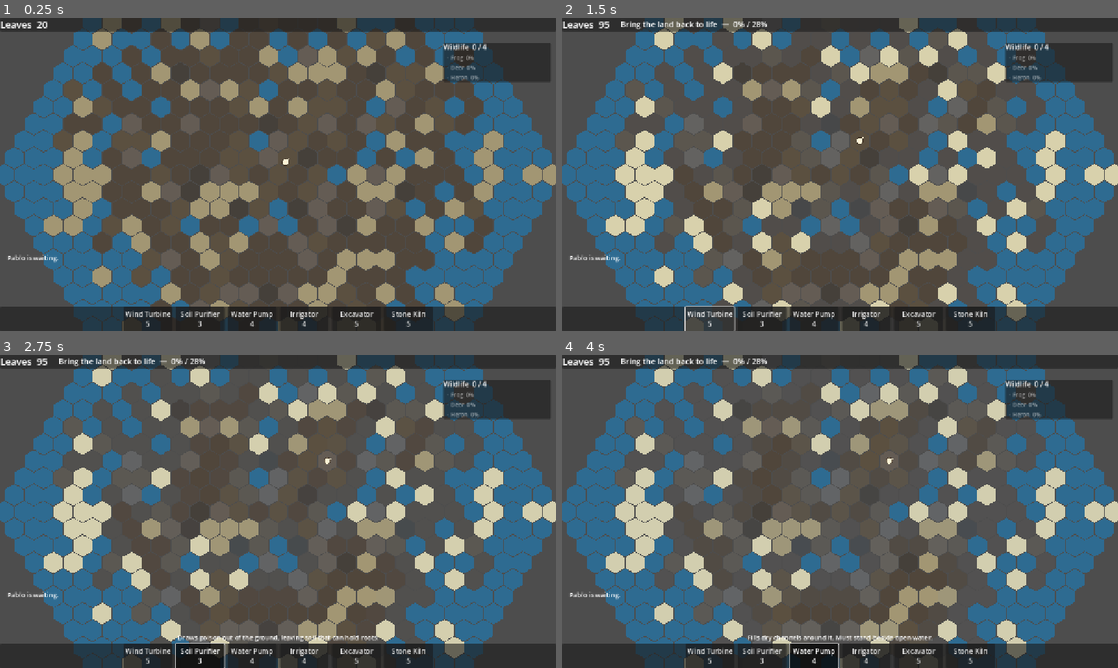
Above: before the commit, frames 1-4 (two rows, left to right).
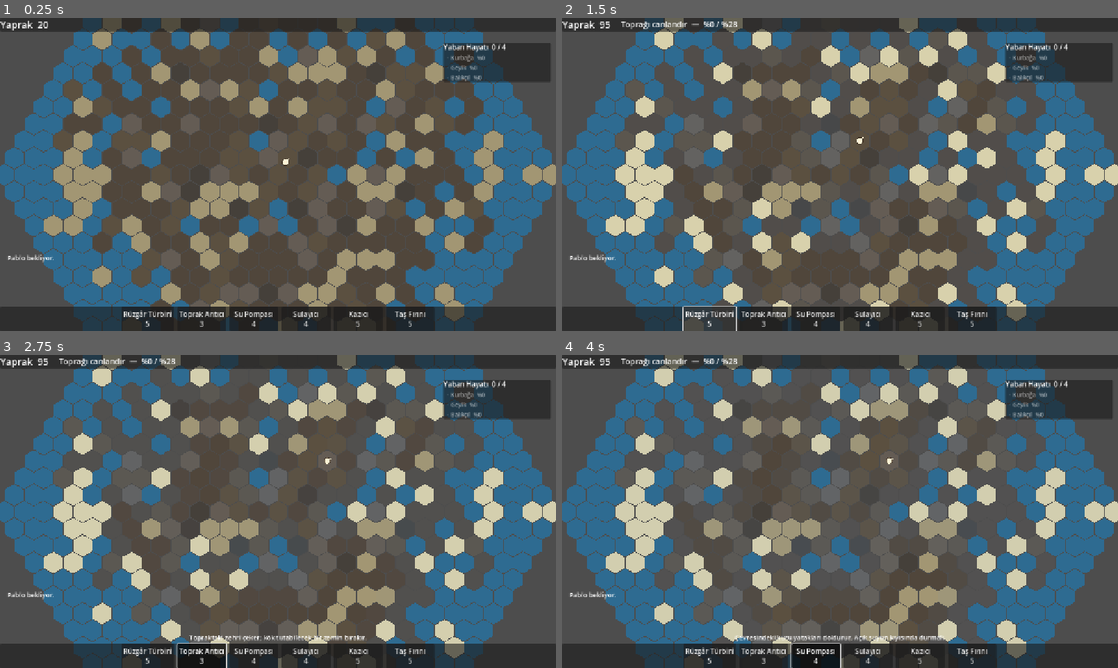
Above: after the commit, the same moments.

Repository: Akdag94/Pablo-s-Dream
Game: Godot game, scene res://scenes/Main.tscn
Same seed, same stepped clock (60 frames per second), same inputs: the game is played once before the commit and once after it.
Inputs (mouse positions are in pixels of both pictures, inside the frame that each line leads up to):
- Up to frame 1 (0.25 s): no input
- Up to frame 2 (1.5 s): click (712, 318) at 0.5 s, where only the run before the commit has a clickable "Wind Turbine 5"; click (712, 318) at 1.25 s, where only the run after the commit has a clickable "Rüzgâr Türbini 5"
- Up to frame 3 (2.75 s): click (200, 655) at 2 s, where only the run before the commit has a clickable "Soil Purifier 3"
- Up to frame 4 (4 s): click (762, 655) at 2.75 s, where only the run after the commit has a clickable "Toprak Arıtıcı 3"; click (812, 655) at 3.5 s, where only the run before the commit has a clickable "Water Pump 4"

The runs differ from the first frame. In frame 1, 1.1% of the frame differs, in the area x 0-91%, y 0-100%; in frame 2, 1.5%; in frame 3, 1.9%; in frame 4, 1.9%.

Commit message:
Balance biome bands, coastal runoff and standing yield

Diff:
--- /dev/null
+++ b/localization/strings.csv
@@ -0,0 +1,84 @@
+keys,tr,en
+BUILDING_TURBINE,Rüzgâr Türbini,Wind Turbine
+BUILDING_TURBINE_DESC,"Çevresindeki her şeye enerji verir. O olmadan hiçbir şey çalışmaz.","Supplies power to everything nearby. Nothing else runs without it."
+BUILDING_PURIFIER,Toprak Arıtıcı,Soil Purifier
+BUILDING_PURIFIER_DESC,"Topraktaki zehri çeker; kök tutabilecek bir zemin bırakır.","Draws poison out of the ground, leaving soil that can hold roots."
+BUILDING_PUMP,Su Pompası,Water Pump
+BUILDING_PUMP_DESC,"Çevresindeki kuru yatakları doldurur. Açık suyun kıyısında durmalı.","Fills dry channels around it. Must stand beside open water."
+BUILDING_IRRIGATOR,Sulayıcı,Irrigator
+BUILDING_IRRIGATOR_DESC,"Kuru toprağa nem yayar; yeşilliğin tutunmasını sağlar.","Spreads moisture into dry soil so greenery can take hold."
+BUILDING_EXCAVATOR,Kazıcı,Excavator
+BUILDING_EXCAVATOR_DESC,"Zemini oyup yatak açar. Tek seferlik ve geri alınamaz.","Carves the ground into a channel. One-shot, and it cannot be undone."
+BUILDING_KILN,Taş Fırını,Stone Kiln
+BUILDING_KILN_DESC,"Ana kayayı tepelere ve yamaçlara kaldırır; suyun nereye akacağını belirler.","Raises bedrock into hills and cliffs, shaping where water will run."
+BUILDING_MARSH_SEEDER,Bataklık Ekici,Marsh Seeder
+BUILDING_MARSH_SEEDER_DESC,"Toprağı doygunluğun ötesine taşırır; yeşili sulak alana çevirir.","Floods soil past saturation, turning green into wetland."
+BUILDING_ARBORETUM,Ağaçlık,Arboretum
+BUILDING_ARBORETUM_DESC,"Toprağı olgun ağaçların tutunabileceği kadar zenginleştirir.","Enriches soil enough for mature trees to establish."
+BUILDING_APIARY,Arılık,Apiary
+BUILDING_APIARY_DESC,"Canlı toprağı tozlaştırır. Hiçbir şeyin yetişmediği yerde işe yaramaz.","Pollinates living ground. Does nothing where nothing grows yet."
+BUILDING_SOLAR_LENS,Güneş Merceği,Solar Lens
+BUILDING_SOLAR_LENS_DESC,"Çevredeki havayı ısıtır. Çalılığın ve resifin önünü açar.","Warms the surrounding air. Opens up scrubland and reefs."
+BUILDING_CONDENSER,Sis Yoğunlaştırıcı,Mist Condenser
+BUILDING_CONDENSER_DESC,"Geniş bir alanı serinletir; soğuk kalması gereken yeri korur.","Cools a wide area, holding back the heat where you need it cold."
+BUILDING_RAIN_CALLER,Yağmur Çağırıcı,Rain Caller
+BUILDING_RAIN_CALLER_DESC,"Menzilindeki her şeye geniş ve yumuşak bir nem.","Wide, gentle moisture over everything in reach."
+BUILDING_RECLAIM_SILO,Geri Kazanım Silosu,Reclaim Silo
+BUILDING_RECLAIM_SILO_DESC,"Menzilindeki her yapıyı söker ve parçalarını depolar.","Dismantles every structure in reach and stores the parts."
+BUILDING_AIRSHIP,Hava Gemisi,Airship
+BUILDING_AIRSHIP_DESC,"Çıkış yolun. Ancak her yapı gittiğinde havalanabilir.","Your way out. It can only lift once every structure is gone."
+SPECIES_FROG,Kurbağa,Frog
+SPECIES_FROG_DESC,"Geri dönen ilk canlı. Etrafında biraz yeşil olan sığ su ister.","The first thing to return. Wants shallow water with something green around it."
+SPECIES_DEER,Geyik,Deer
+SPECIES_DEER_DESC,"Açık çayır ister, hem de bolca.","Needs open meadow, and a lot of it."
+SPECIES_HERON,Balıkçıl,Heron
+SPECIES_HERON_DESC,"Durgun suyun sazlıkla buluştuğu kıyıda avlanır.","Stalks the edge where standing water meets reed."
+SPECIES_BEAVER,Kunduz,Beaver
+SPECIES_BEAVER_DESC,"Kıyısında ağaç olan akarsu ister.","Wants running water with timber standing beside it."
+SPECIES_FOX,Tilki,Fox
+SPECIES_FOX_DESC,"Çayırla orman sınırında yaşar. Geyiğin peşinden gelir.","Lives on the seam between meadow and treeline. Follows the deer."
+SPECIES_SONGBIRD,Ötücü Kuş,Songbird
+SPECIES_SONGBIRD_DESC,"Yalnızca derin orman, ve yalnızca makineler sustuktan sonra.","Deep forest only, and only once the machines have gone quiet."
+SPECIES_TORTOISE,Kaplumbağa,Tortoise
+SPECIES_TORTOISE_DESC,"Suyun kıyısına yakın, ılık kum.","Warm sand, close to the water's edge."
+SPECIES_BUTTERFLIES,Kelebekler,Butterflies
+SPECIES_BUTTERFLIES_DESC,"Çiçek açmış, kuru ve sıcak çalılık.","Dry warm scrub in bloom."
+SPECIES_OTTER,Su Samuru,Otter
+SPECIES_OTTER_DESC,"Kıyısı örtülü temiz su.","Clean water with cover on the bank."
+SPECIES_REEF_FISH,Resif Balığı,Reef Fish
+SPECIES_REEF_FISH_DESC,"Yeniden canlanmış ılık sığlıklar.","Warm shallows that have come back to life."
+BIOME_NONE,Boş,Bare
+BIOME_GRASS,Çayır,Grass
+BIOME_SHRUB,Çalılık,Shrub
+BIOME_WETLAND,Sulak Alan,Wetland
+BIOME_FOREST,Orman,Forest
+BIOME_MANGROVE,Mangrov,Mangrove
+BIOME_BEACH,Kumsal,Beach
+BIOME_REEF,Resif,Reef
+TERRAIN_WASTELAND,Çorak Toprak,Wasteland
+TERRAIN_ROCK,Kayalık,Rock
+TERRAIN_CLIFF,Yamaç,Cliff
+TERRAIN_SAND,Kum,Sand
+TERRAIN_RIVERBED,Kuru Yatak,Riverbed
+TERRAIN_WATER,Tatlı Su,Water
+TERRAIN_OCEAN,Deniz,Ocean
+UI_LEAVES,Yaprak,Leaves
+UI_WILDLIFE,Yaban Hayatı,Wildlife
+UI_LAUNCH,Havalan,Launch
+UI_CANNOT_BUILD,Buraya inşa edilemez.,Cannot build there.
+UI_SETTLED,{0} yerleşti.,{0} has settled.
+OBJ_RESTORE,Toprağı canlandır  —  %{0} / %{1},Bring the land back to life  —  {0}% / {1}%
+OBJ_CULTIVATE,Farklı biyomlar kur  —  {0} / {1},Establish distinct biomes  —  {0} / {1}
+OBJ_WILDLIFE,Adayı yaşanabilir kıl  —  {0} / {1} tür yerleşti,Make the island liveable  —  {0} / {1} species settled
+OBJ_RECLAIM,Her yapıyı geri topla  —  {0} kaldı,Reclaim every structure  —  {0} remaining
+OBJ_BOARD,Hava gemisine bin ve ayrıl.,Board the airship and leave.
+OBJ_DONE,Geriye hiçbir iz kalmadı.,Nothing left behind.
+OBJ_SUMMARY,"%{0} canlandı · {1} tür · geriye hiçbir iz kalmadı.","{0}% restored · {1} species · nothing left behind."
+PABLO_WAITING,Pablo bekliyor.,Pablo is waiting.
+PABLO_CURIOUS,Pablo etrafa bakınıyor.,Pablo is looking around.
+PABLO_HAPPY,Pablo burada mutlu.,Pablo is happy here.
+PABLO_HOME,Pablo evinde.,Pablo is home.
+REQ_TEMP_MIN,en az {0}°C,at least {0}°C
+REQ_TEMP_MAX,en fazla {0}°C,at most {0}°C
+REQ_SOLITUDE,yakınında makine olmamalı,no machinery nearby
+REQ_COMPANION,{0} önceden yerleşmiş olmalı,{0} already settled
--- a/project.godot
+++ b/project.godot
@@ -24,6 +24,12 @@
 window/stretch/aspect="expand"
 window/handheld/orientation=1
 
+[internationalization]
+
+locale/translations=PackedStringArray("res://localization/strings.tr.translation", "res://localization/strings.en.translation")
+locale/fallback="tr"
+locale/test="tr"
+
 [physics]
 
 common/physics_ticks_per_second=30
--- a/scripts/buildings/building_def.gd
+++ b/scripts/buildings/building_def.gd
@@ -61,6 +61,16 @@
 	color = p.get("color", Color.WHITE)
 
 
+## Localised display name.
+func name_text() -> String:
+	return tr(display_name)
+
+
+## Localised one-line description.
+func description_text() -> String:
+	return tr(description)
+
+
 func can_sit_on(terrain: TileTypes.Terrain) -> bool:
 	if allowed_terrain.is_empty():
 		return TileTypes.is_buildable(terrain)
--- a/scripts/buildings/catalog.gd
+++ b/scripts/buildings/catalog.gd
@@ -4,7 +4,8 @@
 ## The full build menu for Pablo's Dream, grouped by phase.
 ##
 ## Tuning lives here and nowhere else — every number a designer would want to
-## twiddle is in this one file.
+## twiddle is in this one file. Names and descriptions are translation keys,
+## resolved through localization/strings.csv at display time.
 
 const E := BuildingDef.Effect
 const T := BuildingDef.Tier
@@ -39,8 +40,8 @@
 	# ---------------------------------------------------- phase 1: restoration
 	_add({
 		"id": "turbine",
-		"name": "Wind Turbine",
-		"description": "Supplies power to everything nearby. Nothing else runs without it.",
+		"name": "BUILDING_TURBINE",
+		"description": "BUILDING_TURBINE_DESC",
 		# Must cost something, or the map fills with free turbines.
 		"tier": T.RESTORE, "cost": 5,
 		"effect": E.POWER, "provides_power": true, "power_radius": 4,
@@ -49,16 +50,16 @@
 	})
 	_add({
 		"id": "purifier",
-		"name": "Soil Purifier",
-		"description": "Draws poison out of the ground, leaving soil that can hold roots.",
+		"name": "BUILDING_PURIFIER",
+		"description": "BUILDING_PURIFIER_DESC",
 		"tier": T.RESTORE, "cost": 3,
 		"effect": E.PURIFY, "radius": 2, "strength": 0.06,
 		"color": Color("c9a227"),
 	})
 	_add({
 		"id": "pump",
-		"name": "Water Pump",
-		"description": "Fills dry channels around it. Must stand beside open water.",
+		"name": "BUILDING_PUMP",
+		"description": "BUILDING_PUMP_DESC",
 		"tier": T.RESTORE, "cost": 4,
 		"effect": E.FLOOD, "radius": 2,
 		"requires_water": true,
@@ -66,24 +67,24 @@
 	})
 	_add({
 		"id": "irrigator",
-		"name": "Irrigator",
-		"description": "Spreads moisture into dry soil so greenery can take hold.",
+		"name": "BUILDING_IRRIGATOR",
+		"description": "BUILDING_IRRIGATOR_DESC",
 		"tier": T.RESTORE, "cost": 4,
 		"effect": E.IRRIGATE, "radius": 2, "strength": 0.08,
 		"color": Color("6fc2b0"),
 	})
 	_add({
 		"id": "excavator",
-		"name": "Excavator",
-		"description": "Carves the ground into a channel. One-shot, and it cannot be undone.",
+		"name": "BUILDING_EXCAVATOR",
+		"description": "BUILDING_EXCAVATOR_DESC",
 		"tier": T.RESTORE, "cost": 5,
 		"effect": E.EXCAVATE, "radius": 1,
 		"color": Color("b5773a"),
 	})
 	_add({
 		"id": "kiln",
-		"name": "Stone Kiln",
-		"description": "Raises bedrock into hills and cliffs, shaping where water will run.",
+		"name": "BUILDING_KILN",
+		"description": "BUILDING_KILN_DESC",
 		"tier": T.RESTORE, "cost": 5,
 		"effect": E.UPLIFT, "radius": 1,
 		"color": Color("8b8178"),
@@ -92,48 +93,48 @@
 	# ----------------------------------------------------- phase 2: cultivation
 	_add({
 		"id": "marsh_seeder",
-		"name": "Marsh Seeder",
-		"description": "Floods soil past saturation, turning green into wetland.",
+		"name": "BUILDING_MARSH_SEEDER",
+		"description": "BUILDING_MARSH_SEEDER_DESC",
 		"tier": T.CULTIVATE, "cost": 8,
 		"effect": E.IRRIGATE, "radius": 2, "strength": 0.16,
 		"color": Color("5f9e6e"),
 	})
 	_add({
 		"id": "arboretum",
-		"name": "Arboretum",
-		"description": "Enriches soil enough for mature trees to establish.",
+		"name": "BUILDING_ARBORETUM",
+		"description": "BUILDING_ARBORETUM_DESC",
 		"tier": T.CULTIVATE, "cost": 10,
 		"effect": E.PURIFY, "radius": 2, "strength": 0.12,
 		"color": Color("3f7a42"),
 	})
 	_add({
 		"id": "apiary",
-		"name": "Apiary",
-		"description": "Pollinates living ground. Does nothing where nothing grows yet.",
+		"name": "BUILDING_APIARY",
+		"description": "BUILDING_APIARY_DESC",
 		"tier": T.CULTIVATE, "cost": 8,
 		"effect": E.POLLINATE, "radius": 3, "strength": 0.10,
 		"color": Color("e0a83c"),
 	})
 	_add({
 		"id": "solar_lens",
-		"name": "Solar Lens",
-		"description": "Warms the surrounding air. Opens up scrubland and reefs.",
+		"name": "BUILDING_SOLAR_LENS",
+		"description": "BUILDING_SOLAR_LENS_DESC",
 		"tier": T.CULTIVATE, "cost": 9,
 		"effect": E.WARM, "radius": 3, "strength": 0.5,
 		"color": Color("e8743c"),
 	})
 	_add({
 		"id": "condenser",
-		"name": "Mist Condenser",
-		"description": "Cools a wide area, holding back the heat where you need it cold.",
+		"name": "BUILDING_CONDENSER",
+		"description": "BUILDING_CONDENSER_DESC",
 		"tier": T.CULTIVATE, "cost": 9,
 		"effect": E.COOL, "radius": 3, "strength": 0.5,
 		"color": Color("7fb8d8"),
 	})
 	_add({
 		"id": "rain_caller",
-		"name": "Rain Caller",
-		"description": "Wide, gentle moisture over everything in reach.",
+		"name": "BUILDING_RAIN_CALLER",
+		"description": "BUILDING_RAIN_CALLER_DESC",
 		"tier": T.CULTIVATE, "cost": 12,
 		"effect": E.IRRIGATE, "radius": 4, "strength": 0.05,
 		"color": Color("9fb8d8"),
@@ -142,8 +143,8 @@
 	# --------------------------------------------------------- phase 3: leaving
 	_add({
 		"id": "reclaim_silo",
-		"name": "Reclaim Silo",
-		"description": "Dismantles every structure in reach and stores the parts.",
+		"name": "BUILDING_RECLAIM_SILO",
+		"description": "BUILDING_RECLAIM_SILO_DESC",
 		# Free on purpose. The last phase is a spatial puzzle, not an economic
 		# one — being unable to afford to clean up would just be a dead end.
 		"tier": T.RECLAIM, "cost": 0,
@@ -153,8 +154,8 @@
 	})
 	_add({
 		"id": "airship",
-		"name": "Airship",
-		"description": "Your way out. It can only lift once every structure is gone.",
+		"name": "BUILDING_AIRSHIP",
+		"description": "BUILDING_AIRSHIP_DESC",
 		"tier": T.RECLAIM, "cost": 0,
 		"effect": E.AIRSHIP, "radius": 0,
 		"needs_power": false,
--- a/scripts/core/tile_types.gd
+++ b/scripts/core/tile_types.gd
@@ -77,6 +77,16 @@
 	return BIOME_VALUE.get(biome, 0)
 
 
+## Localised biome name, e.g. Biome.WETLAND -> "Sulak Alan".
+static func biome_name(biome: int) -> String:
+	return TranslationServer.translate("BIOME_" + Biome.keys()[biome])
+
+
+## Localised terrain name, e.g. Terrain.RIVERBED -> "Kuru Yatak".
+static func terrain_name(terrain: int) -> String:
+	return TranslationServer.translate("TERRAIN_" + Terrain.keys()[terrain])
+
+
 static func color_for(terrain: Terrain, biome: Biome) -> Color:
 	if biome != Biome.NONE and BIOME_COLOR.has(biome):
 		return BIOME_COLOR[biome]
--- a/scripts/game/game_state.gd
+++ b/scripts/game/game_state.gd
@@ -258,22 +258,20 @@
 		Phase.RESTORE:
 			var pct := int(world.restored_fraction() * 100.0)
 			var goal := int(RESTORE_TARGET * 100.0)
-			return "Bring the land back to life  —  %d%% / %d%%" % [pct, goal]
+			return tr("OBJ_RESTORE").format([pct, goal])
 		Phase.CULTIVATE:
 			var n := established_biomes().size()
-			return "Establish distinct biomes  —  %d / %d" % [n, REQUIRED_BIOMES]
+			return tr("OBJ_CULTIVATE").format([n, REQUIRED_BIOMES])
 		Phase.WILDLIFE:
-			return "Make the island liveable  —  %d / %d species settled" % [
-				wildlife.count(), REQUIRED_SPECIES
-			]
+			return tr("OBJ_WILDLIFE").format([wildlife.count(), REQUIRED_SPECIES])
 		Phase.RECLAIM:
 			var left := 0
 			for b in world.buildings.values():
 				if b.def.effect != BuildingDef.Effect.AIRSHIP:
 					left += 1
 			if left == 0:
-				return "Board the airship and leave."
-			return "Reclaim every structure  —  %d remaining" % left
+				return tr("OBJ_BOARD")
+			return tr("OBJ_RECLAIM").format([left])
 		Phase.DONE:
-			return "Nothing left behind."
+			return tr("OBJ_DONE")
 	return ""
--- a/scripts/ui/hud.gd
+++ b/scripts/ui/hud.gd
@@ -87,7 +87,7 @@
 	panel.add_child(_build_bar)
 
 	_launch_button = Button.new()
-	_launch_button.text = "Launch"
+	_launch_button.text = tr("UI_LAUNCH")
 	_launch_button.visible = false
 	_launch_button.pressed.connect(_on_launch_pressed)
 	wrap.add_child(_launch_button)
@@ -119,8 +119,8 @@
 		child.queue_free()
 
 	var heading := Label.new()
-	heading.text = "Wildlife  %d / %d" % [
-		_state.wildlife.count(), GameState.REQUIRED_SPECIES
+	heading.text = "%s  %d / %d" % [
+		tr("UI_WILDLIFE"), _state.wildlife.count(), GameState.REQUIRED_SPECIES
 	]
 	heading.add_theme_font_size_override("font_size", 16)
 	_wildlife_list.add_child(heading)
@@ -128,7 +128,7 @@
 	for id in _state.wildlife.settled:
 		var def: SpeciesDef = Bestiary.get_species(id)
 		var row := Label.new()
-		row.text = "  ✓  %s" % def.display_name
+		row.text = "  ✓  %s" % def.name_text()
 		row.add_theme_color_override("font_color", def.color)
 		row.add_theme_font_size_override("font_size", 14)
 		_wildlife_list.add_child(row)
@@ -137,29 +137,22 @@
 	for entry in _state.wildlife.nearest_candidates(3):
 		var def: SpeciesDef = entry.def
 		var row := Label.new()
-		row.text = "  ·  %s  %d%%" % [def.display_name, int(entry.progress * 100.0)]
+		row.text = "  ·  %s  %%%d" % [def.name_text(), int(entry.progress * 100.0)]
 		row.add_theme_color_override("font_color", Color(1, 1, 1, 0.55))
 		row.add_theme_font_size_override("font_size", 13)
 		row.tooltip_text = "%s\n%s" % [
-			def.description, ", ".join(def.requirement_lines())
+			def.description_text(), ", ".join(def.requirement_lines())
 		]
 		_wildlife_list.add_child(row)
 
 
 func _refresh_pablo() -> void:
-	var mood := _state.pablo.mood
-	var line := ""
-	match mood:
-		Pablo.Mood.WAITING: line = "Pablo is waiting."
-		Pablo.Mood.CURIOUS: line = "Pablo is looking around."
-		Pablo.Mood.HAPPY: line = "Pablo is happy here."
-		Pablo.Mood.HOME: line = "Pablo is home."
-	_pablo_label.text = line
+	_pablo_label.text = tr("PABLO_" + Pablo.Mood.keys()[_state.pablo.mood])
 
 
 func _on_species_settled(id: String, _axial: Vector2i) -> void:
 	var def: SpeciesDef = Bestiary.get_species(id)
-	_tooltip.text = "%s has settled." % def.display_name
+	_tooltip.text = tr("UI_SETTLED").format([def.name_text()], "{0}")
 	_refresh_wildlife()
 
 
@@ -178,7 +171,7 @@
 
 func _make_button(def: BuildingDef) -> Button:
 	var b := Button.new()
-	b.text = "%s\n%d" % [def.display_name, def.cost]
+	b.text = "%s\n%d" % [def.name_text(), def.cost]
 	b.custom_minimum_size = Vector2(112, 56)
 	b.toggle_mode = true
 	b.pressed.connect(func() -> void:
@@ -186,7 +179,7 @@
 			if other is Button and other != b:
 				other.button_pressed = false
 		_view.select_building(def if b.button_pressed else null)
-		_tooltip.text = def.description if b.button_pressed else ""
+		_tooltip.text = def.description_text() if b.button_pressed else ""
 	)
 	return b
 
@@ -194,7 +187,7 @@
 # --------------------------------------------------------------------- events
 
 func _on_leaves_changed(amount: int) -> void:
-	_leaf_label.text = "Leaves  %d" % amount
+	_leaf_label.text = "%s  %d" % [tr("UI_LEAVES"), amount]
 
 
 func _refresh_objective() -> void:
@@ -211,7 +204,7 @@
 
 func _on_build_attempted(_axial: Vector2i, ok: bool) -> void:
 	if not ok:
-		_tooltip.text = "Cannot build there."
+		_tooltip.text = tr("UI_CANNOT_BUILD")
 
 
 func _on_launch_pressed() -> void:
@@ -222,6 +215,6 @@
 	_build_bar.hide()
 	_launch_button.hide()
 	_tooltip.text = ""
-	_objective_label.text = "%d%% restored · %d species · nothing left behind." % [
+	_objective_label.text = tr("OBJ_SUMMARY").format([
 		int(summary.restored * 100.0), summary.species.size()
-	]
+	])
--- a/scripts/wildlife/bestiary.gd
+++ b/scripts/wildlife/bestiary.gd
@@ -4,7 +4,8 @@
 ## Every species that can find its way to the island, and what it needs.
 ##
 ## Like Catalog, this file is pure tuning — add a dictionary entry and the
-## species exists everywhere in the game.
+## species exists everywhere in the game. Names and descriptions are
+## translation keys, resolved through localization/strings.csv.
 
 const B := TileTypes.Biome
 const TR := TileTypes.Terrain
@@ -34,24 +35,24 @@
 static func _build() -> void:
 	_add({
 		"id": "frog",
-		"name": "Frog",
-		"description": "The first thing to return. Wants shallow water with something green around it.",
+		"name": "SPECIES_FROG",
+		"description": "SPECIES_FROG_DESC",
 		"radius": 3,
 		"biomes": {B.WETLAND: 10, B.GRASS: 4},
 		"color": Color("6fbf5a"),
 	})
 	_add({
 		"id": "deer",
-		"name": "Deer",
-		"description": "Needs open meadow, and a lot of it.",
+		"name": "SPECIES_DEER",
+		"description": "SPECIES_DEER_DESC",
 		"radius": 4,
 		"biomes": {B.GRASS: 20},
 		"color": Color("c08a52"),
 	})
 	_add({
 		"id": "heron",
-		"name": "Heron",
-		"description": "Stalks the edge where standing water meets reed.",
+		"name": "SPECIES_HERON",
+		"description": "SPECIES_HERON_DESC",
 		"radius": 4,
 		"biomes": {B.WETLAND: 12},
 		"terrain": {TR.WATER: 5},
@@ -59,8 +60,8 @@
 	})
 	_add({
 		"id": "beaver",
-		"name": "Beaver",
-		"description": "Wants running water with timber standing beside it.",
+		"name": "SPECIES_BEAVER",
+		"description": "SPECIES_BEAVER_DESC",
 		"radius": 4,
 		"biomes": {B.FOREST: 10},
 		"terrain": {TR.WATER: 8},
@@ -68,8 +69,8 @@
 	})
 	_add({
 		"id": "fox",
-		"name": "Fox",
-		"description": "Lives on the seam between meadow and treeline. Follows the deer.",
+		"name": "SPECIES_FOX",
+		"description": "SPECIES_FOX_DESC",
 		"radius": 4,
 		"biomes": {B.GRASS: 12, B.FOREST: 8},
 		"companion": "deer",
@@ -77,8 +78,8 @@
 	})
 	_add({
 		"id": "songbird",
-		"name": "Songbird",
-		"description": "Deep forest only, and only once the machines have gone quiet.",
+		"name": "SPECIES_SONGBIRD",
+		"description": "SPECIES_SONGBIRD_DESC",
 		"radius": 3,
 		"biomes": {B.FOREST: 16},
 		"solitude": true,
@@ -86,8 +87,8 @@
 	})
 	_add({
 		"id": "tortoise",
-		"name": "Tortoise",
-		"description": "Warm sand, close to the water's edge.",
+		"name": "SPECIES_TORTOISE",
+		"description": "SPECIES_TORTOISE_DESC",
 		"radius": 3,
 		"biomes": {B.BEACH: 8},
 		"min_temp": 18.0,
@@ -95,8 +96,8 @@
 	})
 	_add({
 		"id": "butterflies",
-		"name": "Butterflies",
-		"description": "Dry warm scrub in bloom.",
+		"name": "SPECIES_BUTTERFLIES",
+		"description": "SPECIES_BUTTERFLIES_DESC",
 		"radius": 3,
 		"biomes": {B.SHRUB: 12},
 		"min_temp": 20.0,
@@ -104,8 +105,8 @@
 	})
 	_add({
 		"id": "otter",
-		"name": "Otter",
-		"description": "Clean water with cover on the bank.",
+		"name": "SPECIES_OTTER",
+		"description": "SPECIES_OTTER_DESC",
 		"radius": 4,
 		"biomes": {B.FOREST: 8, B.WETLAND: 6},
 		"terrain": {TR.WATER: 10},
@@ -113,8 +114,8 @@
 	})
 	_add({
 		"id": "reef_fish",
-		"name": "Reef Fish",
-		"description": "Warm shallows that have come back to life.",
+		"name": "SPECIES_REEF_FISH",
+		"description": "SPECIES_REEF_FISH_DESC",
 		"radius": 3,
 		"biomes": {B.REEF: 10},
 		"min_temp": 18.0,
--- a/scripts/wildlife/species_def.gd
+++ b/scripts/wildlife/species_def.gd
@@ -44,27 +44,31 @@
 	color = p.get("color", Color.WHITE)
 
 
+## Localised display name.
+func name_text() -> String:
+	return tr(display_name)
+
+
+## Localised one-line description.
+func description_text() -> String:
+	return tr(description)
+
+
 ## Human-readable requirement list, for the UI.
 func requirement_lines() -> Array[String]:
 	var out: Array[String] = []
 	for biome in biome_needs:
-		out.append("%d × %s" % [biome_needs[biome], _biome_name(biome)])
+		out.append("%d × %s" % [biome_needs[biome], TileTypes.biome_name(biome)])
 	for terrain in terrain_needs:
-		out.append("%d × %s" % [terrain_needs[terrain], _terrain_name(terrain)])
+		out.append("%d × %s" % [terrain_needs[terrain], TileTypes.terrain_name(terrain)])
 	if min_temperature > -100.0:
-		out.append("at least %.0f°C" % min_temperature)
+		out.append(tr("REQ_TEMP_MIN").format([min_temperature], "{0}"))
 	if max_temperature < 100.0:
-		out.append("at most %.0f°C" % max_temperature)
+		out.append(tr("REQ_TEMP_MAX").format([max_temperature], "{0}"))
 	if needs_solitude:
-		out.append("no machinery nearby")
+		out.append(tr("REQ_SOLITUDE"))
 	if not needs_companion.is_empty():
-		out.append("%s already settled" % needs_companion)
+		var companion: SpeciesDef = Bestiary.get_species(needs_companion)
+		var label := companion.name_text() if companion != null else needs_companion
+		out.append(tr("REQ_COMPANION").format([label], "{0}"))
 	return out
-
-
-static func _biome_name(b: int) -> String:
-	return TileTypes.Biome.keys()[b].capitalize()
-
-
-static func _terrain_name(t: int) -> String:
-	return TileTypes.Terrain.keys()[t].capitalize()
Not shown, added: icon.svg.import
Not shown, added: localization/strings.csv.import
Not shown, added: scripts/core/hex.gd.uid
Not shown, added: scripts/core/tile.gd.uid
Not shown, added: scripts/core/tile_types.gd.uid
Not shown, added: scripts/core/world.gd.uid
Not shown, added: scripts/game/game_state.gd.uid
Not shown, added: scripts/game/pablo.gd.uid
